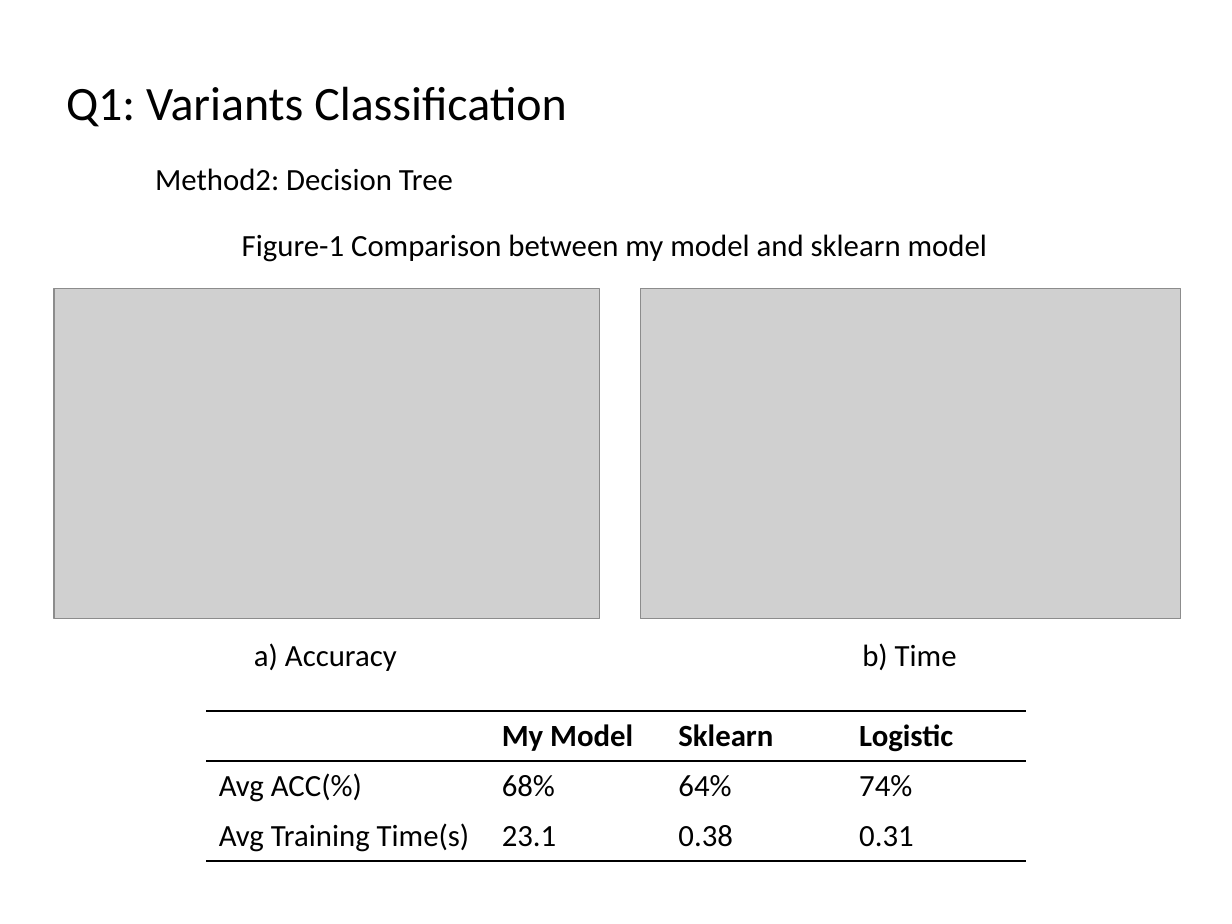
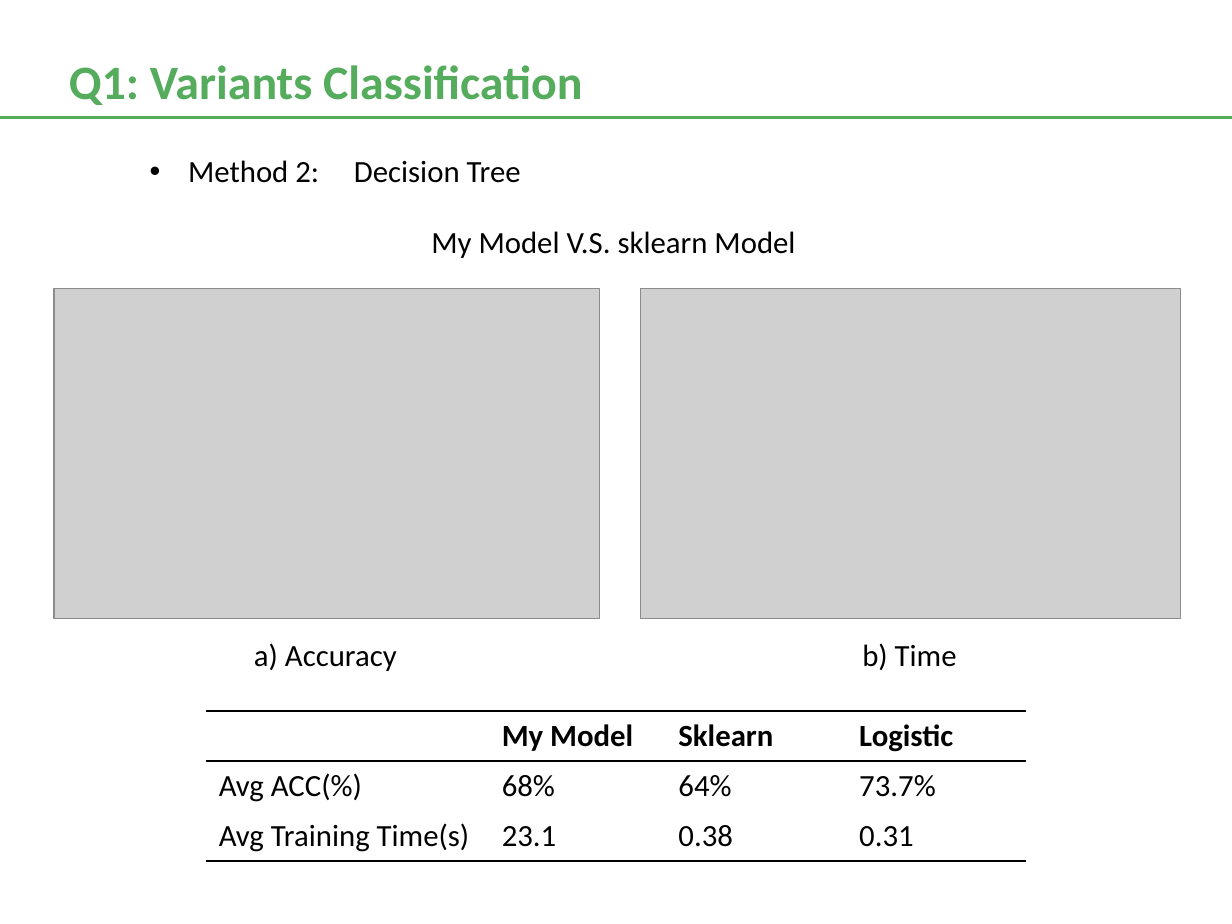
Before and after one commit to frostace/BinaryClassification, a slide deck: slide 7 of DataSciencePres.pptx. Drawn at 1232x924 pixels with LibreOffice and Linux fonts; fonts in the diff are those of the drawing; grey boxes stand for pictures. Boxes give left, top, right and bottom in pixels: in the first picture for what was removed or moved away, otherwise in the second. Text is boxed around its words. In the diff, an @@ line names an element or a change of style, - is before the commit and + after.

```diff
--- a/DataSciencePres.pptx
+++ b/DataSciencePres.pptx
@@ text "Q1: Variants Classification": place and size @@
-text "Q1: Variants Classification" at [66,86,567,127]
+text "Q1: Variants Classification" at [69,65,582,105]
@@ text "Q1: Variants Classification" at [69,65,582,105]: text colour #000000 to #54AC5C, bold on; more space between paragraphs @@
@@ line added from (0, 117) to (1232, 117), #54AC5C 1.38 pt @@
@@ text at [188,160,521,183]: text changed @@
-Method2: Decision Tree
+• Method 2: Decision Tree
@@ text at [431,231,795,258]: text changed @@
-Figure-1 Comparison between my model and sklearn model
+My Model V.S. sklearn Model
@@ table at [207,711,1026,861] @@
-row 2, column 4: 74%
+row 2, column 4: 73.7%
```
Also in this commit, not shown: 11 other slides changed, 4 slides added, 5 slides removed, 8 other files.
